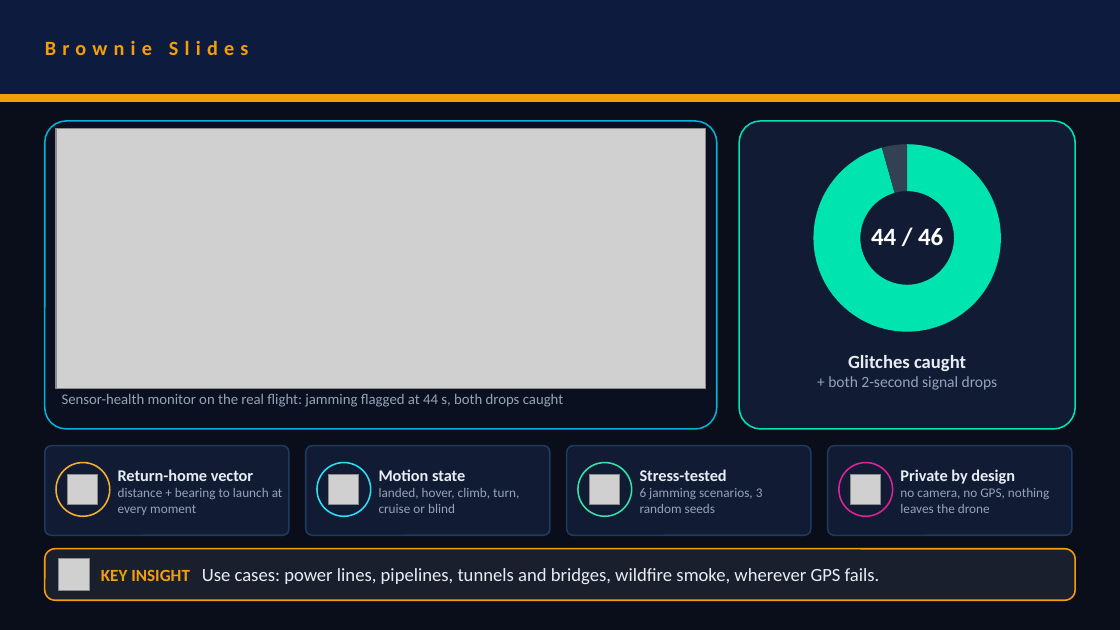
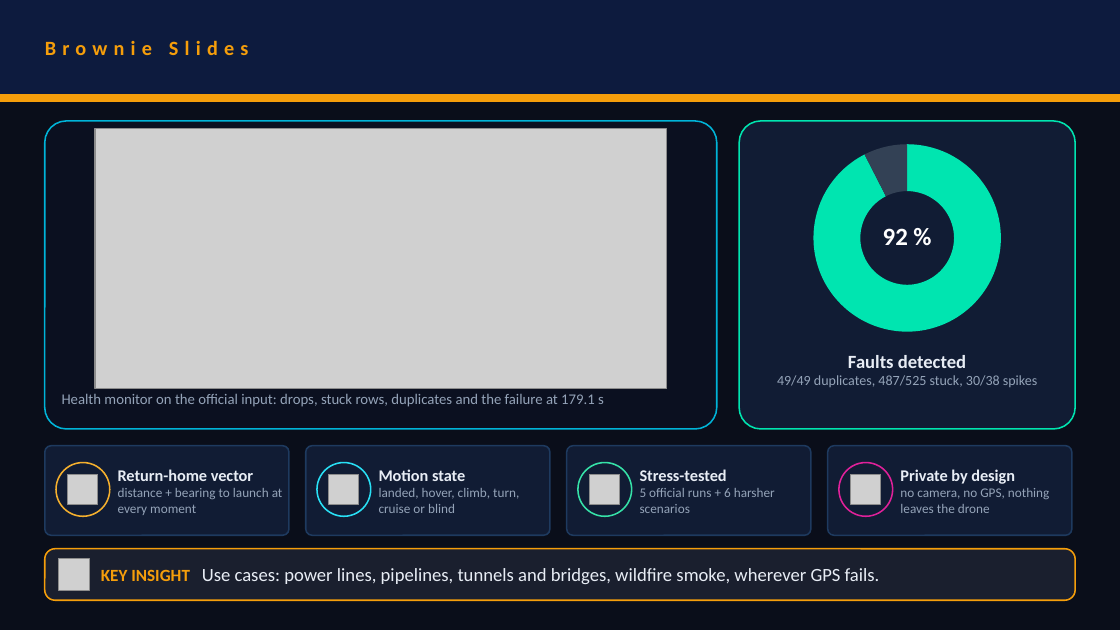
Before and after one commit to Am-berneal/TrustNav-GPS-Denied-Navigation, a slide deck: slide 8 of presentation/Thapar_University_Cipher_Guards.pptx. Drawn at 1120x630 pixels with LibreOffice and Linux fonts; fonts in the diff are those of the drawing; grey boxes stand for pictures. Boxes give left, top, right and bottom in pixels: in the first picture for what was removed or moved away, otherwise in the second. Text is boxed around its words. In the diff, an @@ line names an element or a change of style, - is before the commit and + after.

```diff
--- a/presentation/Thapar_University_Cipher_Guards.pptx
+++ b/presentation/Thapar_University_Cipher_Guards.pptx
@@ picture: place and size @@
-picture at [56, 129, 706, 389]
+picture at [95, 129, 666, 389]
@@ doughnut chart at [756, 129, 1058, 347] @@
@@ Series 1, 1: 96 to 92 @@
@@ Series 1, 2: 4 to 8 @@
@@ text at [883, 228, 908, 245]: text changed @@
-44 / 46
+92 %
@@ text at [777, 355, 1037, 387]: text changed; size 10 to 9 pt @@
-Glitches caught
-+ both 2-second signal drops
+Faults detected
+49/49 duplicates, 487/525 stuck, 30/38 spikes
@@ text at [62, 394, 604, 407]: text changed @@
-Sensor-health monitor on the real flight: jamming flagged at 44 s, both drops caught
+Health monitor on the official input: drops, stuck rows, duplicates and the failure at 179.1 s
@@ text at [640, 488, 775, 513]: text changed @@
-6 jamming scenarios, 3 random seeds
+5 official runs + 6 harsher scenarios
```
Also in this commit, not shown: 6 other slides changed, 43 other files.
